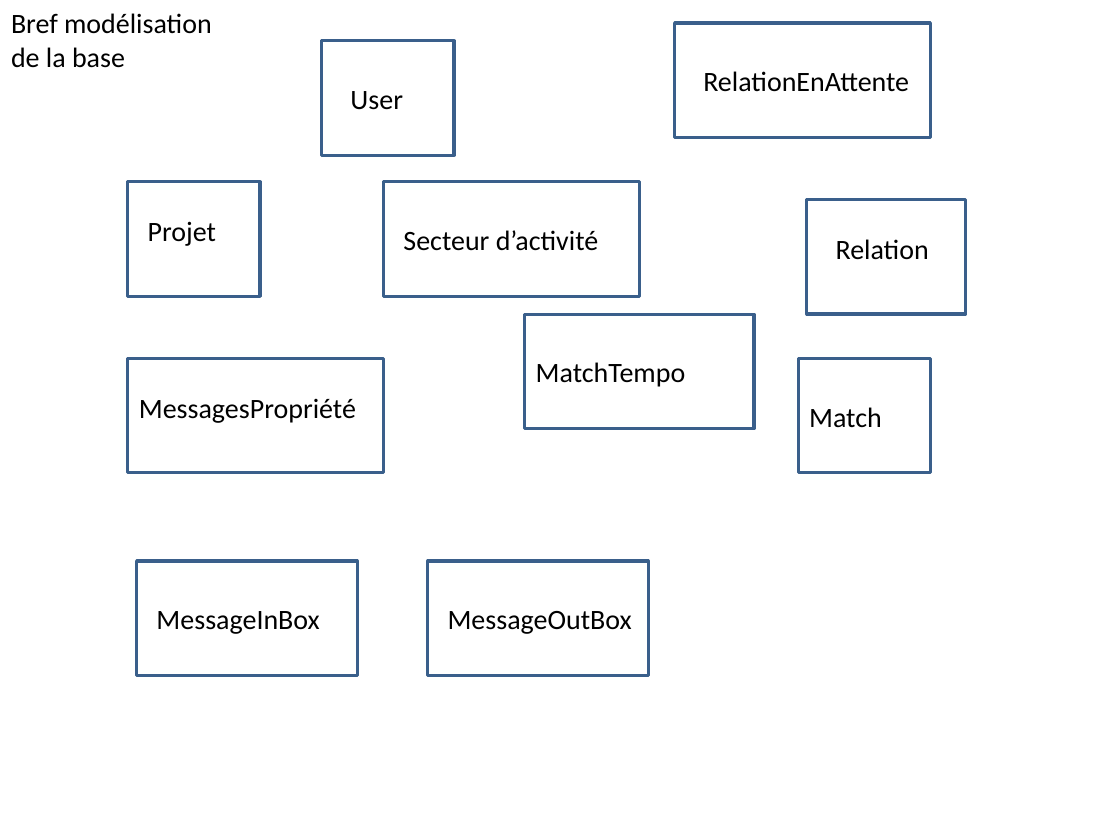
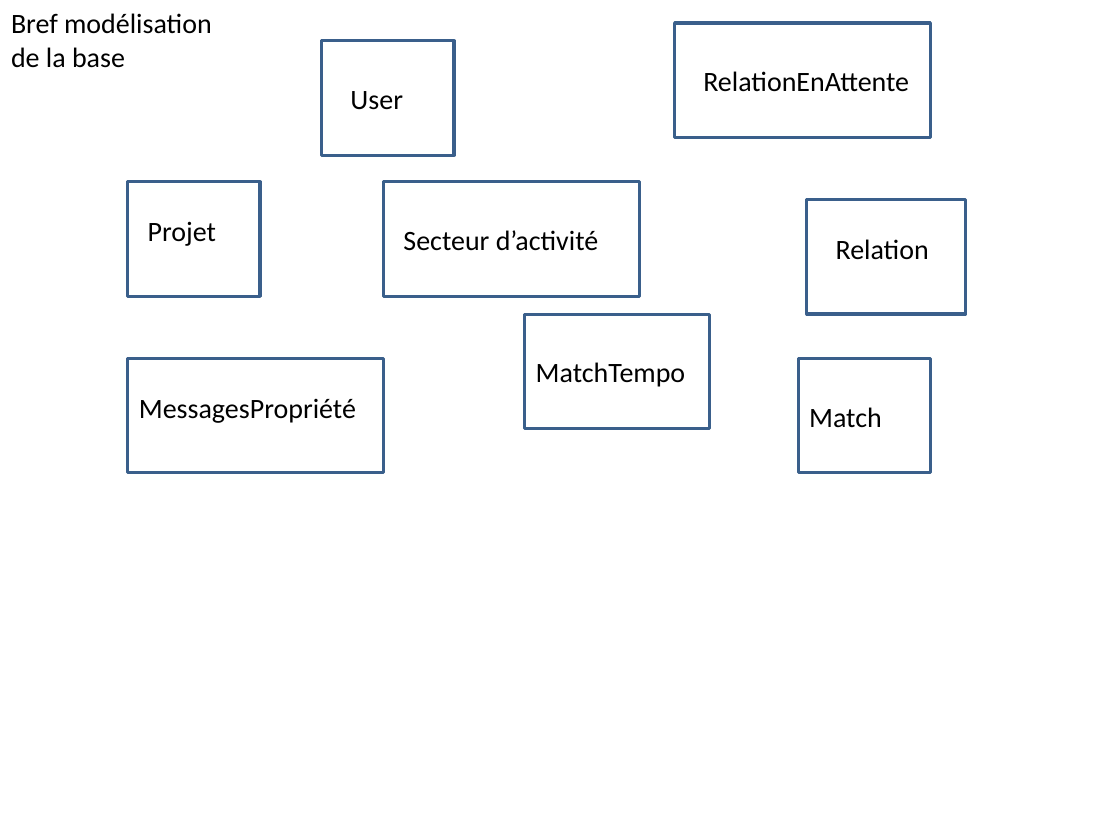
Before and after one commit to StartupMobilite/Connect-Finance, a slide deck: slide 1 of Documentation/SchemasBDD.pptx. Drawn at 1120x840 pixels with LibreOffice and Linux fonts; fonts in the diff are those of the drawing. Boxes give left, top, right and bottom in pixels: in the first picture for what was removed or moved away, otherwise in the second. Text is boxed around its words. In the diff, an @@ line names an element or a change of style, - is before the commit and + after.

```diff
--- a/Documentation/SchemasBDD.pptx
+++ b/Documentation/SchemasBDD.pptx
@@ rectangle: place and size @@
-rectangle at (525, 315, 755, 429)
+rectangle at (525, 315, 710, 429)
@@ rectangle removed at (137, 561, 357, 675) @@
@@ rectangle removed at (428, 561, 648, 675) @@
@@ text removed at (156, 611, 319, 634) @@
-MessageInBox
@@ text removed at (448, 611, 632, 634) @@
-MessageOutBox
```
Also in this commit, not shown: 1 other file.
